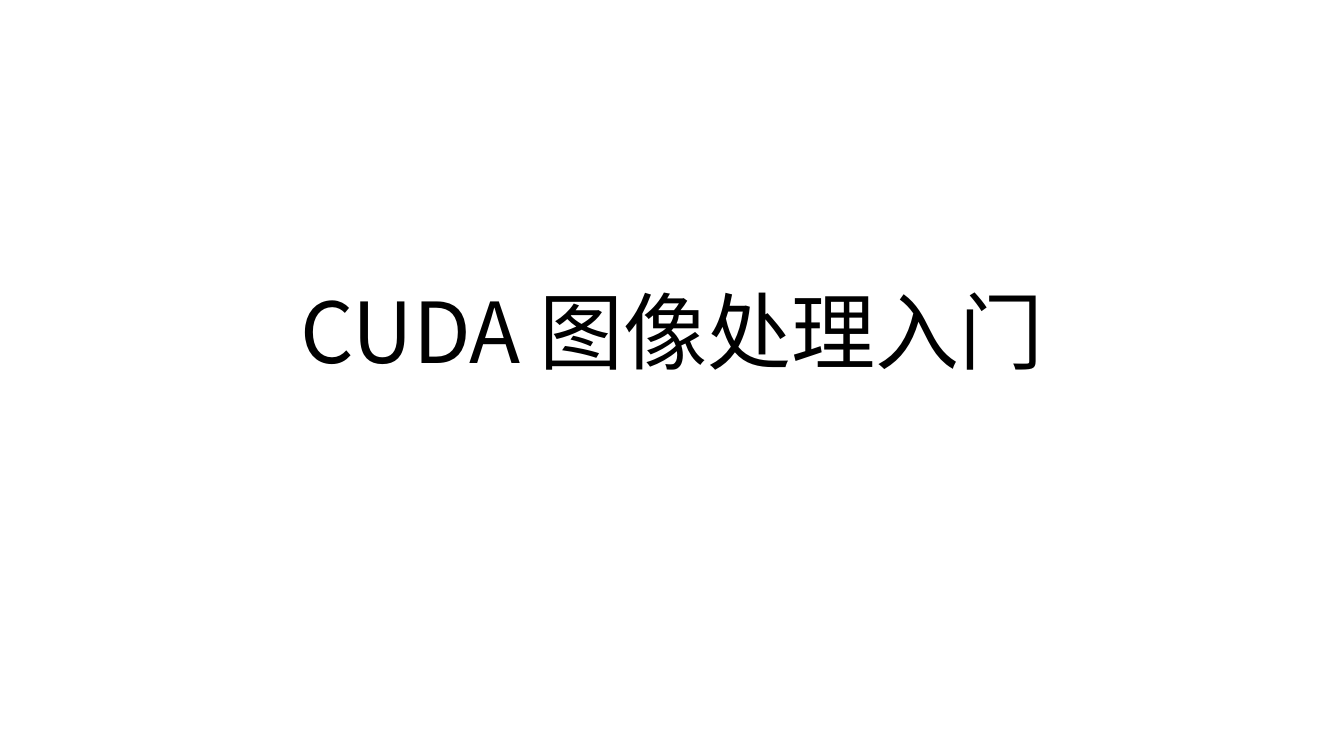
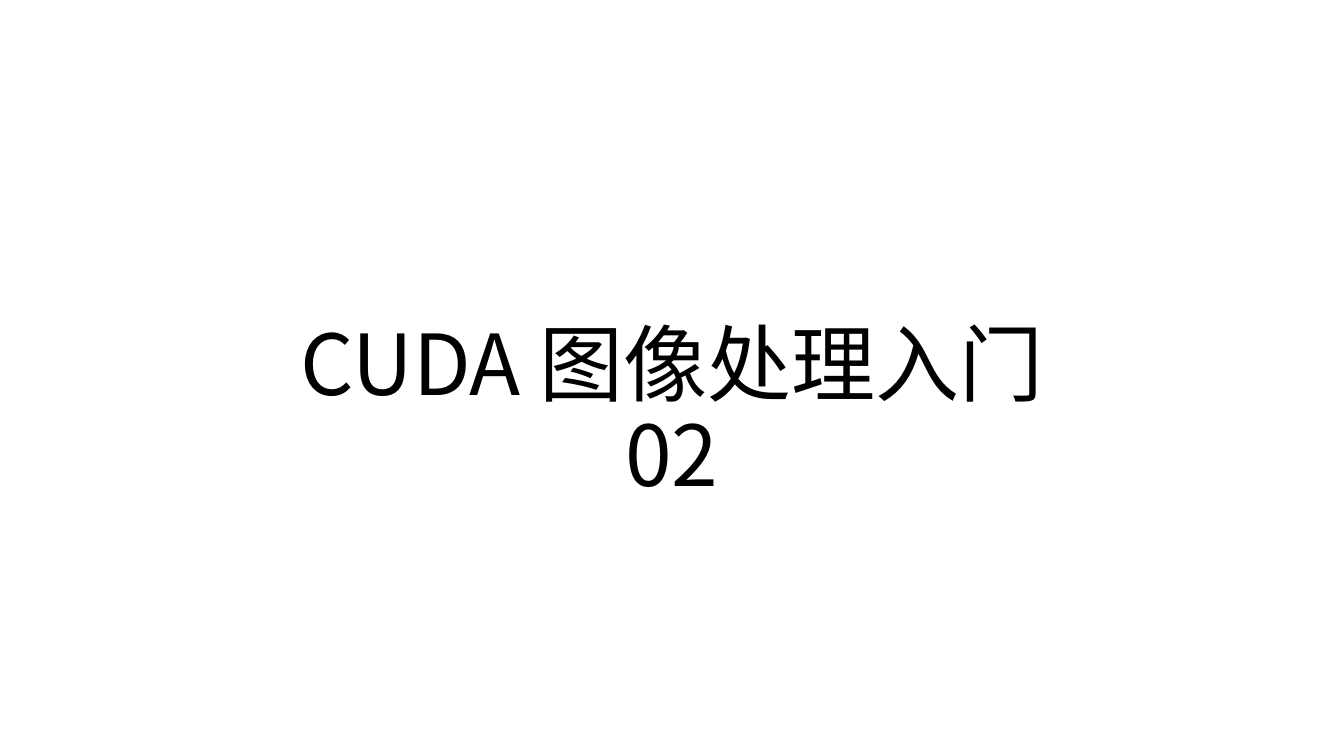
Before and after one commit to QWERDF007/CUDA-Image-Processing-Tutorial, a slide deck: slide 1 of slides/CUDA 图像处理入门 - 2.pptx. Drawn at 1344x756 pixels with LibreOffice and Linux fonts; fonts in the diff are those of the drawing. Boxes give left, top, right and bottom in pixels: in the first picture for what was removed or moved away, otherwise in the second. Text is boxed around its words. In the diff, an @@ line names an element or a change of style, - is before the commit and + after.

```diff
--- a/slides/CUDA 图像处理入门 - 2.pptx
+++ b/slides/CUDA 图像处理入门 - 2.pptx
@@ title at [300,324,1044,487]: text changed @@
-CUDA 图像处理入门
+CUDA 图像处理入门
+02
```
Also in this commit, not shown: 2 other slides changed, 5 slides added, 1 other file.
